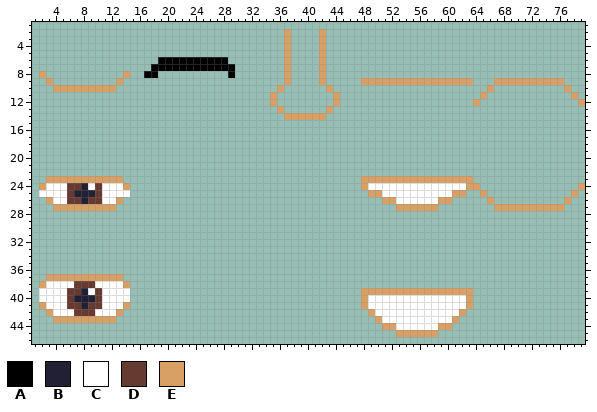
Two versions of one sprite sheet, public/assets/parts.png. Above: the version before the commit.
The file is 80x64 pixels. Shown: x 1..79, y 1..46.
Palette (. is transparent): A #000000  B #222034  C #ffffff  D #663931  E #d9a066
Pixels before (only the part around the change), first column x 24:
 1 .................................
 2 .............E....E..............
 3 .............E....E..............
 4 .............E....E..............
 5 .............E....E..............
 6 AAAAA........E....E..............
 7 AAAAAA.......E....E..............
 8 .....A.......E....E..............
 9 .............E....E.....EEEEEEEEE
10 ............E......E.............
11 ...........E........E............
12 ...........E........E............
13 ............E......E.............
14 .............EEEEEE..............
15 .................................
16 .................................
17 .................................
18 .................................
19 .................................
20 .................................
21 .................................
22 .................................
23 ........................EEEEEEEEE
24 ........................ECCCCCCCC
25 .........................EECCCCCC
26 ...........................EECCCC
27 .............................EEEE
28 .................................
29 .................................
30 .................................
31 .................................
32 .................................
33 .................................
The same view after the edit:
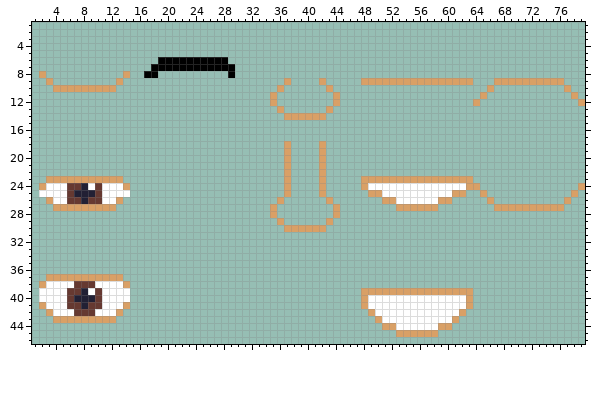
Changes in this commit:
y 2..8: x 37 E -> .; x 42 E -> .
y 18..25: x 37 . -> E; x 42 . -> E
y 26: x 36 . -> E; x 43 . -> E
y 27..28: x 35 . -> E; x 44 . -> E
y 29: x 36 . -> E; x 43 . -> E
y 30: x 37..42 ...... -> EEEEEE
